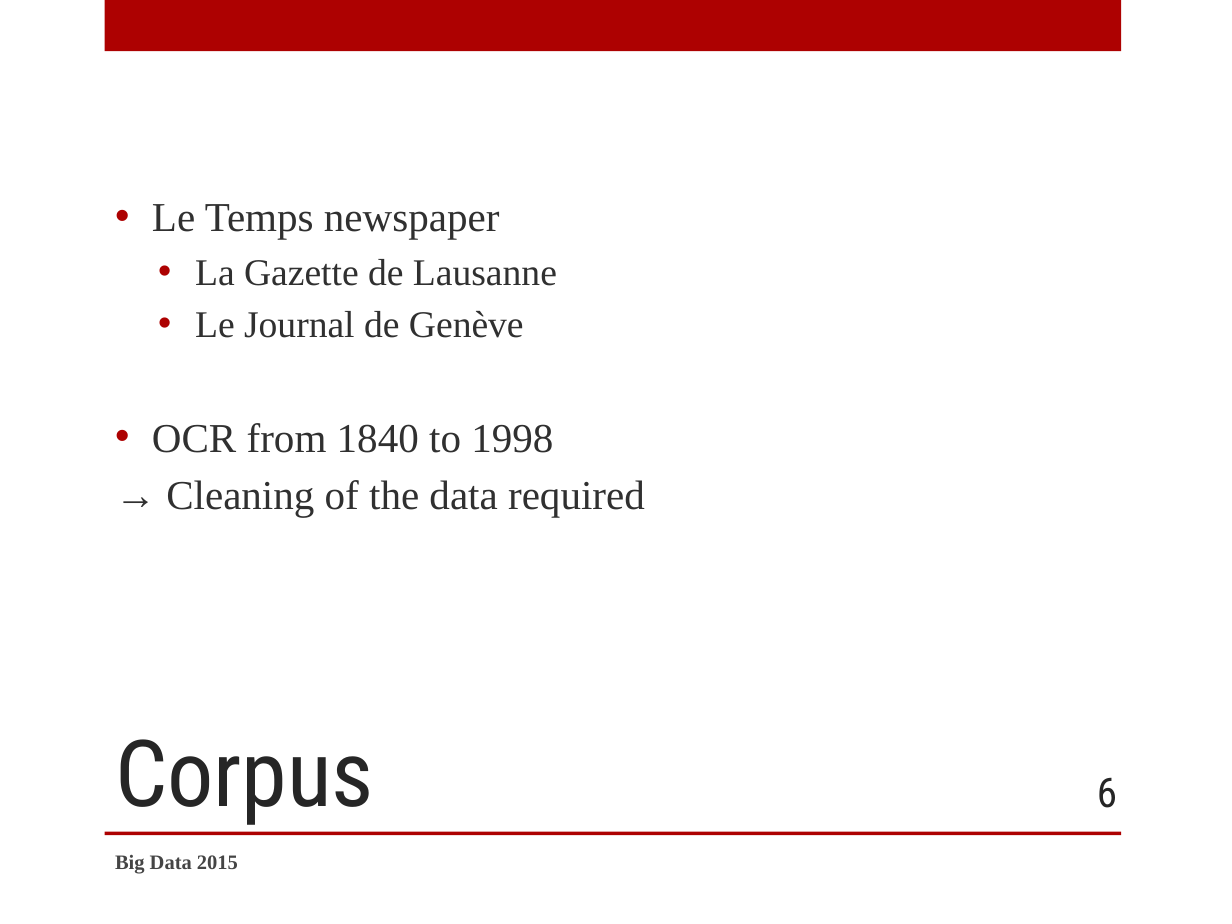
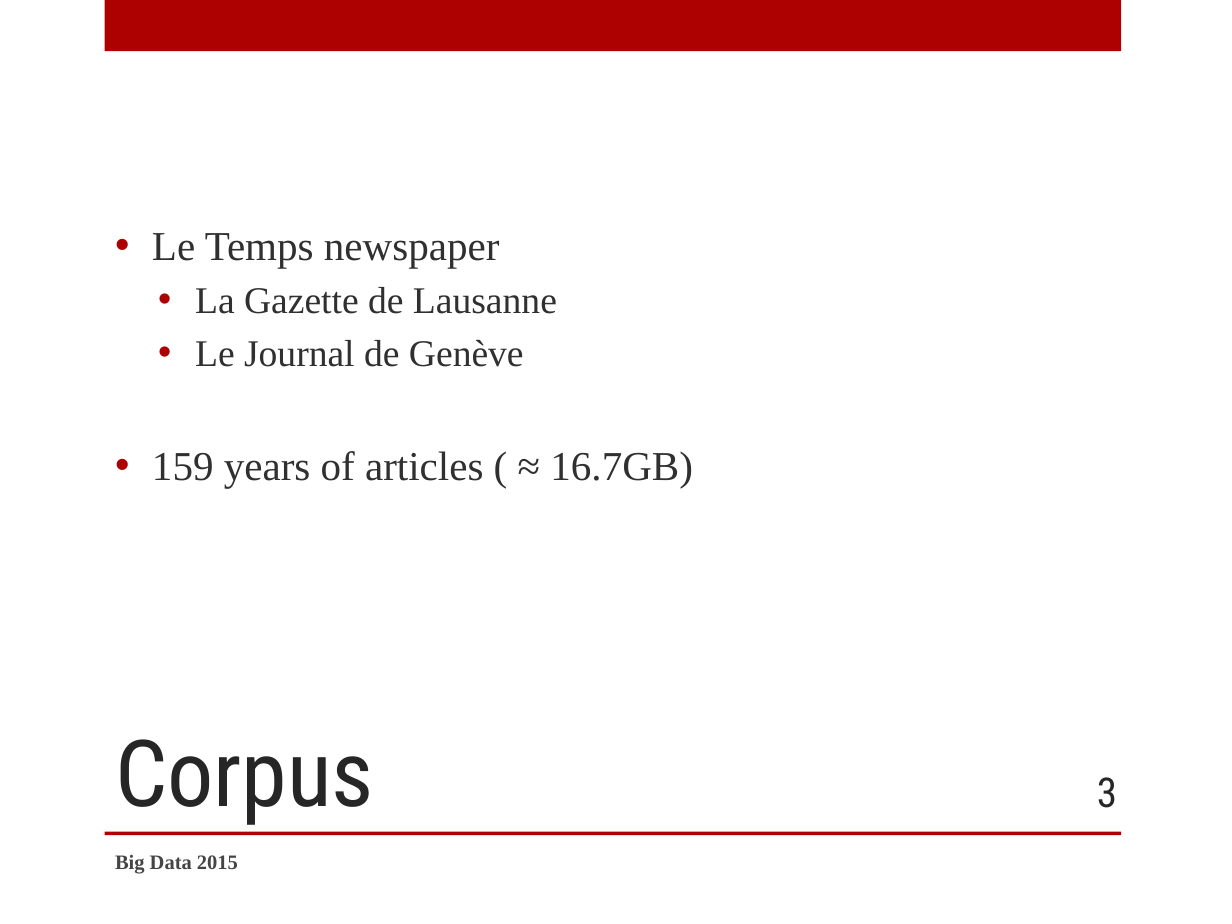
Before and after one commit to SidneyBovet/smargn, a slide deck: slide 3 of presentation/smargn-presentation.pptx (slide 6 before the commit). Drawn at 1232x924 pixels with LibreOffice and Linux fonts; fonts in the diff are those of the drawing; background and template pictures are left out. Boxes give left, top, right and bottom in pixels: in the first picture for what was removed or moved away, otherwise in the second. Text is boxed around its words. In the diff, an @@ line names an element or a change of style, - is before the commit and + after.

Commit message:
presentation v2

```diff
--- a/presentation/smargn-presentation.pptx
+++ b/presentation/smargn-presentation.pptx
@@ text at bbox=[152, 451, 693, 488]: text changed @@
-• OCR from 1840 to 1998
-→ Cleaning of the data required
+• 159 years of articles ( ≈ 16.7GB)
@@ page number at bbox=[1097, 777, 1117, 808]: text changed @@
-6
+3
```
Also in this commit, not shown: 10 slides removed, 2 other files.
